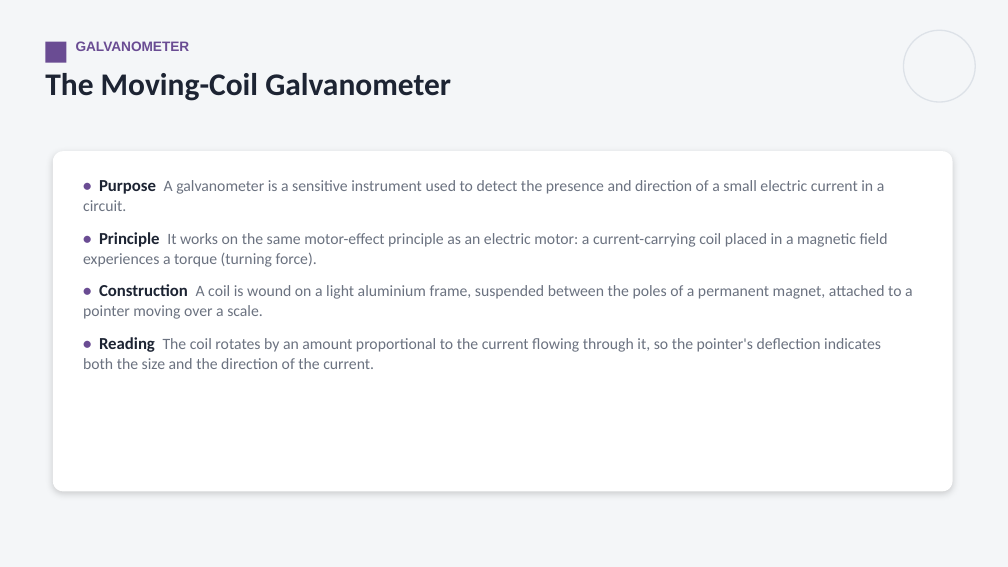
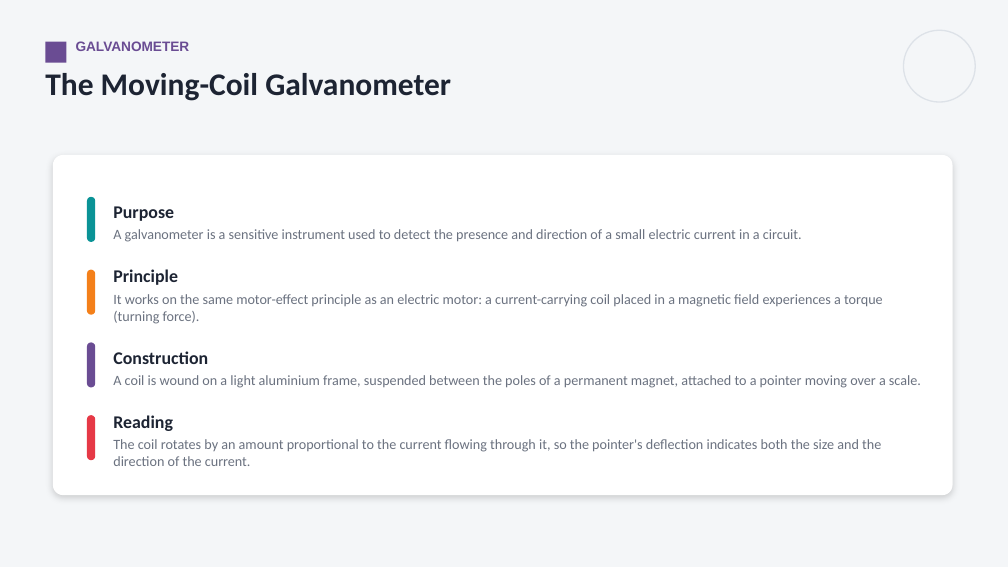
Before and after one commit to parmeshwars2911/MyFirstAR, a slide deck: slide 5 of ppt/MH_Grade10/MH10_S45_Effects_of_Electric_Current_3.pptx. Drawn at 1008x567 pixels with LibreOffice and Linux fonts; fonts in the diff are those of the drawing. Boxes give left, top, right and bottom in pixels: in the first picture for what was removed or moved away, otherwise in the second. Text is boxed around its words. In the diff, an @@ line names an element or a change of style, - is before the commit and + after.

```diff
--- a/ppt/MH_Grade10/MH10_S45_Effects_of_Electric_Current_3.pptx
+++ b/ppt/MH_Grade10/MH10_S45_Effects_of_Electric_Current_3.pptx
@@ rounded rectangle moved from (x1=53, y1=151, x2=953, y2=492) to (x1=53, y1=155, x2=953, y2=495) @@
@@ rounded rectangle added at (x1=87, y1=197, x2=95, y2=242), fill #0A9396 @@
@@ text added at (x1=113, y1=206, x2=802, y2=242), 13.5 pt, text #6B7280 @@
+Purpose
+A galvanometer is a sensitive instrument used to detect the presence and direction of a small electric current in a circuit.
@@ text at (x1=113, y1=269, x2=883, y2=324): text changed; size 15 to 13.5 pt @@
-• Purpose A galvanometer is a sensitive instrument used to detect the presence and direction of a small electric current in a circuit.
-• Principle It works on the same motor-effect principle as an electric motor: a current-carrying coil placed in a magnetic field experiences a torque (turning force).
-• Construction A coil is wound on a light aluminium frame, suspended between the poles of a permanent magnet, attached to a pointer moving over a scale.
-• Reading The coil rotates by an amount proportional to the current flowing through it, so the pointer's deflection indicates both the size and the direction of the current.
+Principle
+It works on the same motor-effect principle as an electric motor: a current-carrying coil placed in a magnetic field experiences a torque (turning force).
@@ text "Principle" at (x1=113, y1=269, x2=883, y2=324): vertical alignment top to middle @@
@@ rounded rectangle added at (x1=87, y1=270, x2=95, y2=315), fill #F4801A @@
@@ rounded rectangle added at (x1=87, y1=343, x2=95, y2=388), fill #6A4C93 @@
@@ text added at (x1=113, y1=351, x2=921, y2=388), 13.5 pt, text #6B7280 @@
+Construction
+A coil is wound on a light aluminium frame, suspended between the poles of a permanent magnet, attached to a pointer moving over a scale.
@@ rounded rectangle added at (x1=87, y1=415, x2=95, y2=461), fill #E63946 @@
@@ text added at (x1=113, y1=415, x2=881, y2=466), 13.5 pt, text #6B7280 @@
+Reading
+The coil rotates by an amount proportional to the current flowing through it, so the pointer's deflection indicates both the size and the direction of the current.
```
Also in this commit, not shown: 3 other slides changed, 12 other files.
